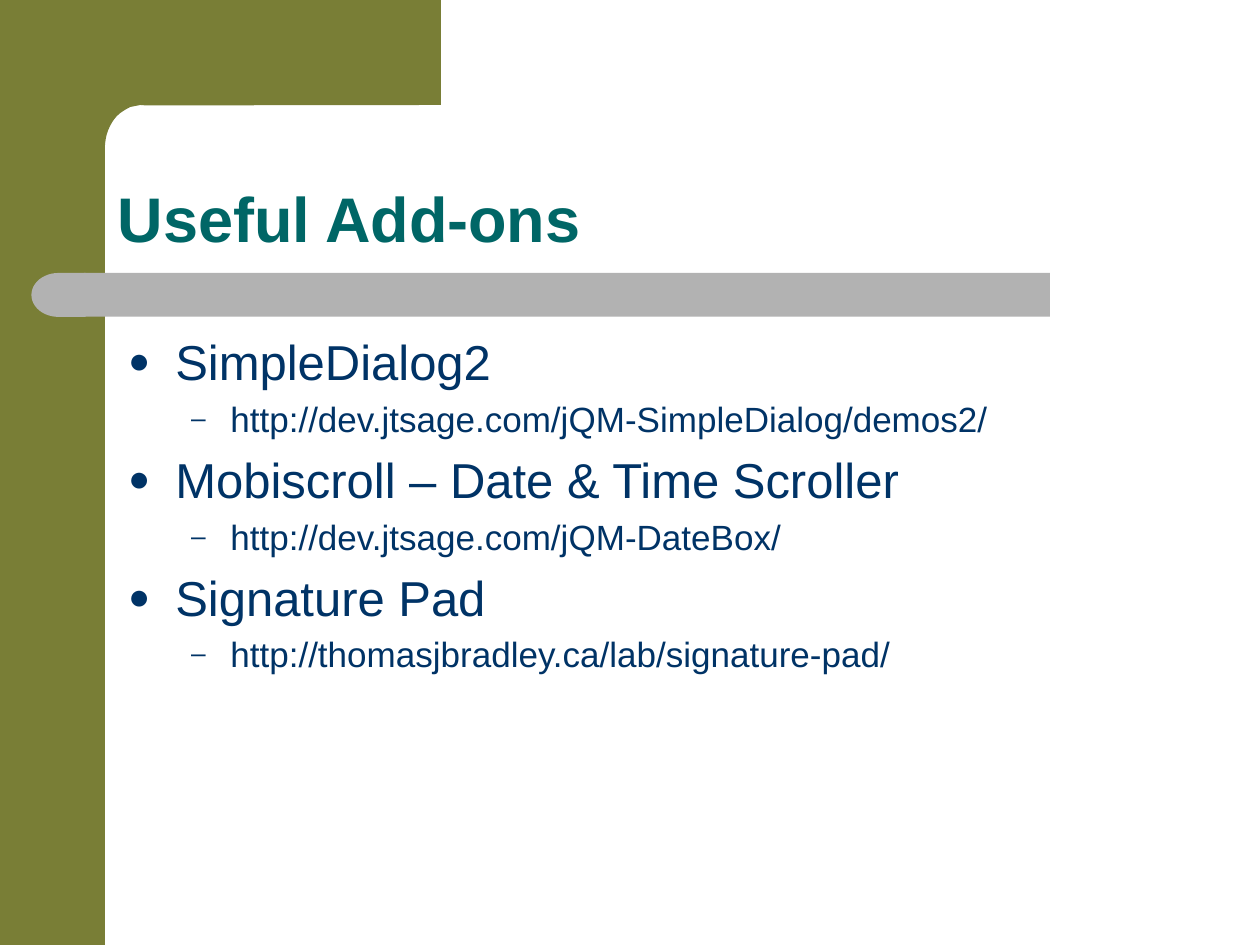
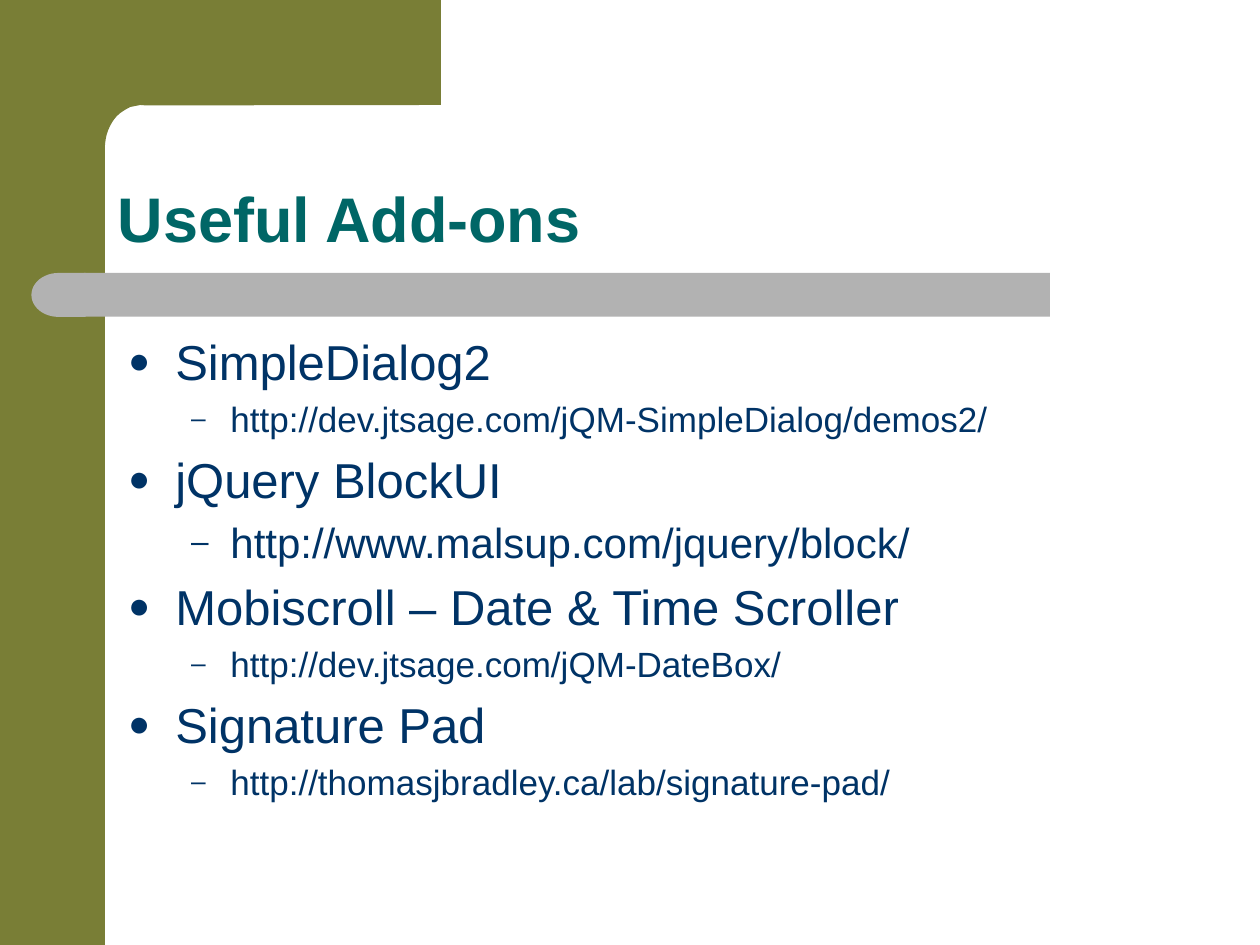
Before and after one commit to jkwuc89/RealPhonegapApp, a slide deck: slide 18 of RealWorldMobileAppDevelopment.pptx. Drawn at 1260x945 pixels with LibreOffice and Linux fonts; fonts in the diff are those of the drawing; background and template pictures are left out. Boxes give left, top, right and bottom in pixels: in the first picture for what was removed or moved away, otherwise in the second. Text is boxed around its words. In the diff, an @@ line names an element or a change of style, - is before the commit and + after.

```diff
--- a/RealWorldMobileAppDevelopment.pptx
+++ b/RealWorldMobileAppDevelopment.pptx
@@ text at box(175, 462, 909, 567): paragraphs added @@
+● jQuery BlockUI
+  – http://www.malsup.com/jquery/block/
```
Also in this commit, not shown: 11 other slides changed.
